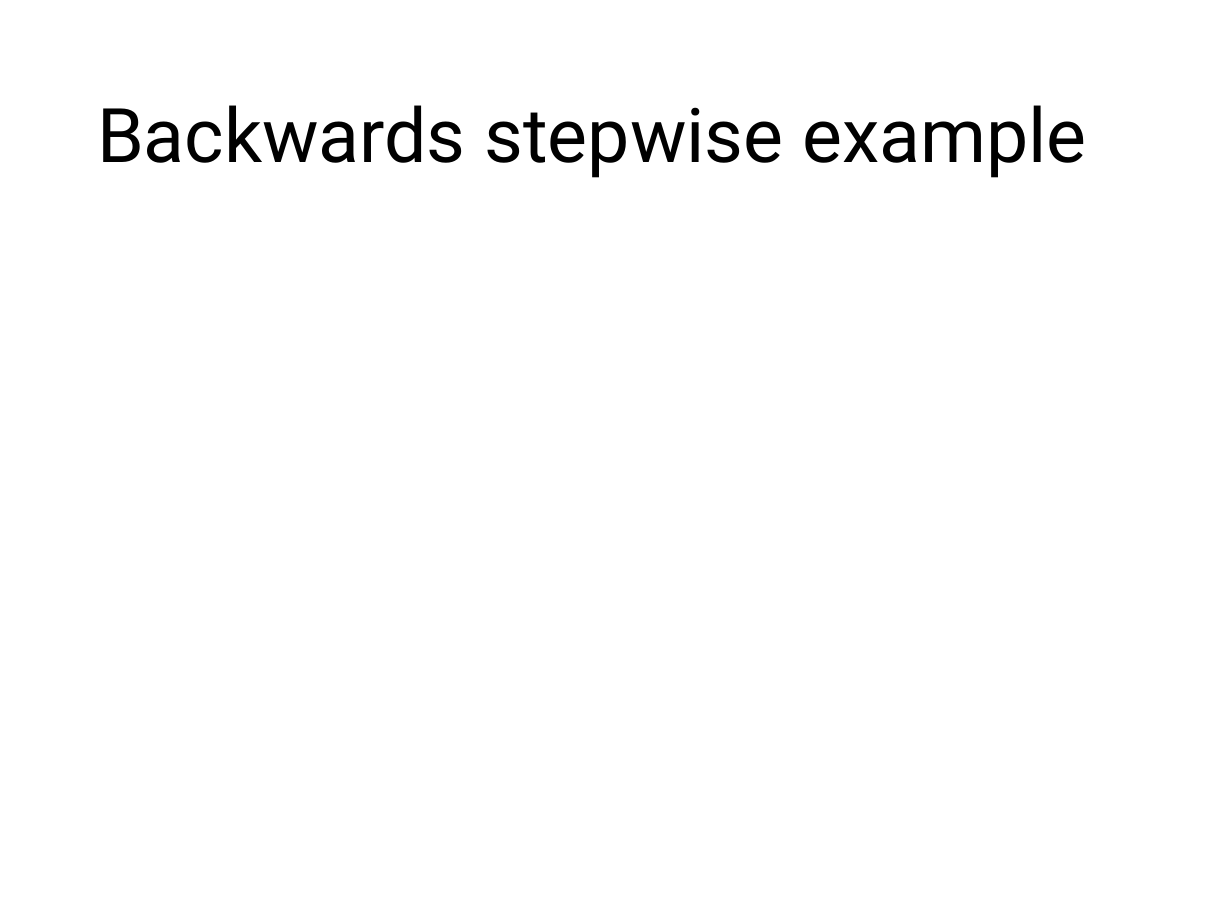
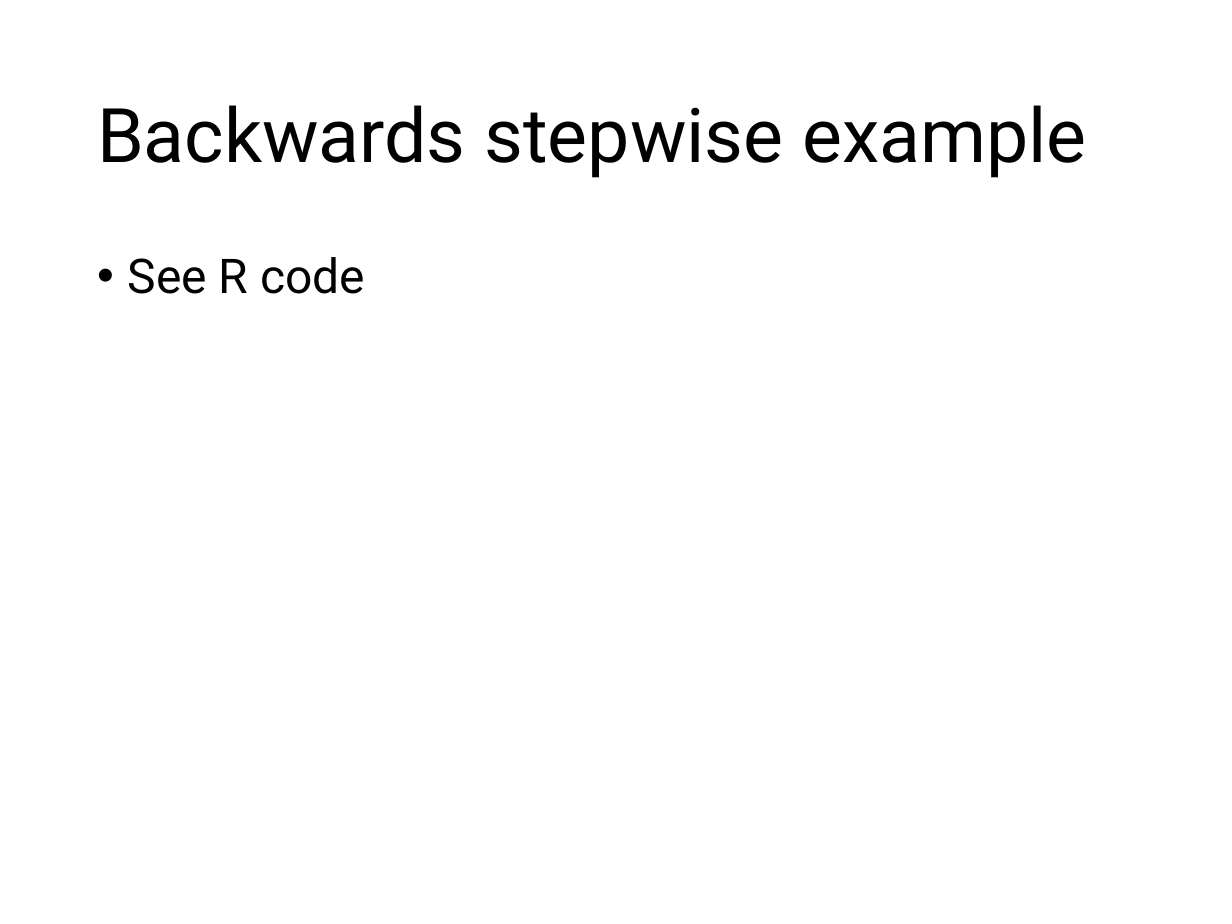
Before and after one commit to VTQuantMethodsEEB/klangwig, a slide deck: slide 20 of lectures/week_11_model_selection/le111_model_selection.pptx (slide 15 before the commit). Drawn at 1232x924 pixels with LibreOffice and Linux fonts; fonts in the diff are those of the drawing. Boxes give left, top, right and bottom in pixels: in the first picture for what was removed or moved away, otherwise in the second. Text is boxed around its words. In the diff, an @@ line names an element or a change of style, - is before the commit and + after.

```diff
--- a/lectures/week_11_model_selection/le111_model_selection.pptx
+++ b/lectures/week_11_model_selection/le111_model_selection.pptx
@@ text added at (x1=128, y1=257, x2=365, y2=294), 28 pt, text #000000 @@
+• See R code
```
Also in this commit, not shown: 1 other slide changed, 5 slides added, 2 other files.
